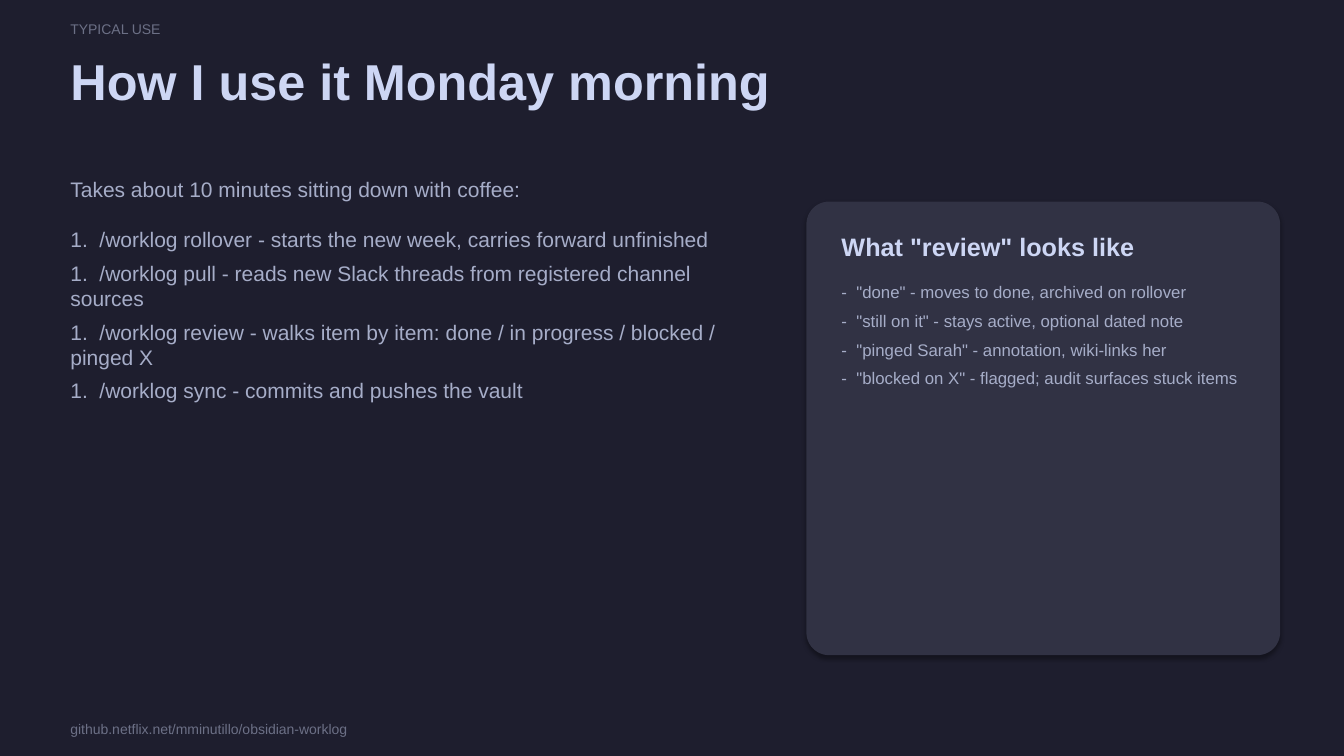
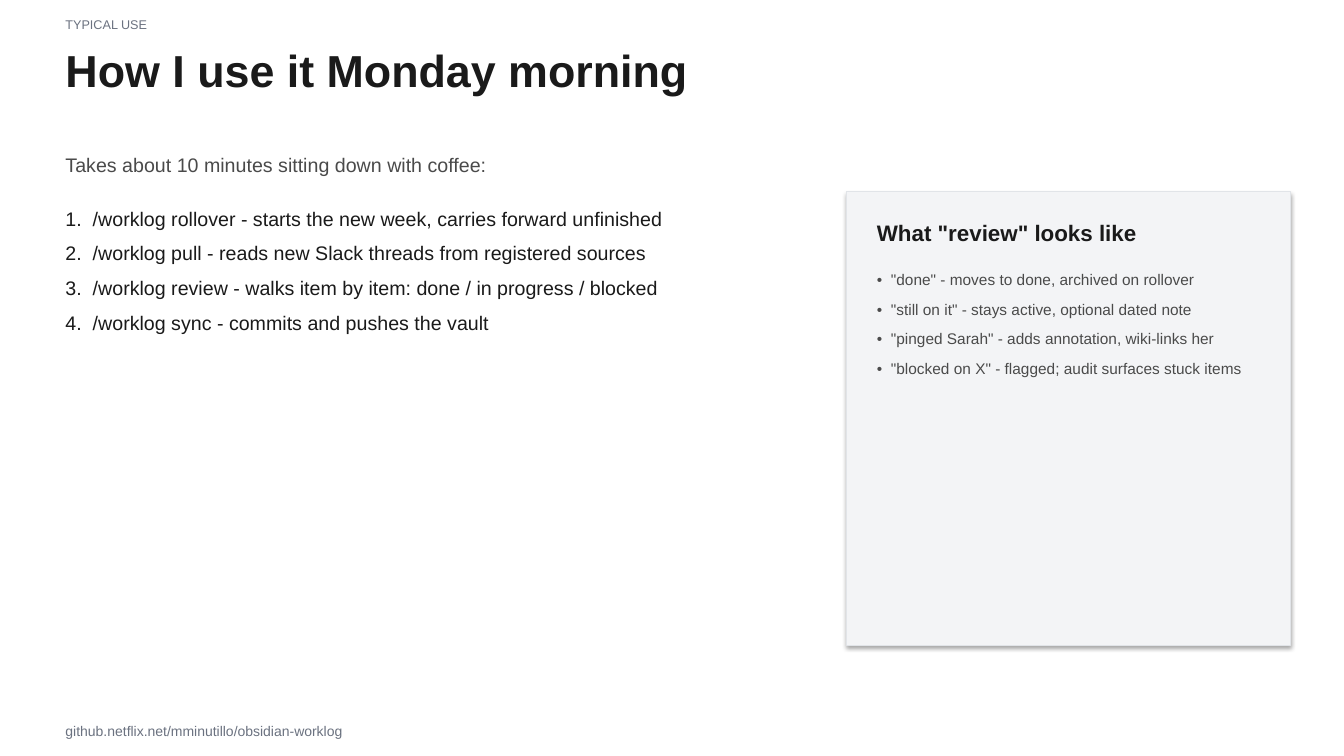
Before and after one commit to menottim/obsidian-worklog, a slide deck: slide 17 of presentation/netflix-workshop.pptx. Drawn at 1344x756 pixels with LibreOffice and Linux fonts; fonts in the diff are those of the drawing. Boxes give left, top, right and bottom in pixels: in the first picture for what was removed or moved away, otherwise in the second. Text is boxed around its words. In the diff, an @@ line names an element or a change of style, - is before the commit and + after.

```diff
--- a/presentation/netflix-workshop.pptx
+++ b/presentation/netflix-workshop.pptx
@@ rectangle removed at box(0, 0, 1344, 756) @@
@@ text "TYPICAL USE" at box(65, 20, 147, 29): size 10 to 9 pt, text colour #6C7086 to #6B7280 @@
@@ text "How I use it Monday ..." at box(65, 54, 687, 96): size 36 to 32 pt, text colour #CDD6F4 to #1A1A1A @@
@@ text "Takes about 10 minutes sitting ...": place and size @@
-text "Takes about 10 minutes sitting ..." at box(70, 182, 520, 201)
+text "Takes about 10 minutes sitting ..." at box(65, 158, 487, 176)
@@ text "Takes about 10 minutes sitting ..." at box(65, 158, 487, 176): size 15 to 14 pt, text colour #A6ADC8 to #4A4A4A @@
@@ text "1. /worklog rollover - starts ...": place and size @@
-text "1. /worklog rollover - starts ..." at box(70, 232, 708, 403)
+text "1. /worklog rollover - starts ..." at box(65, 211, 661, 334)
@@ rounded rectangle removed at box(807, 202, 1280, 655) @@
@@ rectangle added at box(847, 192, 1291, 645), fill #F3F4F6, outline #E1E4E8 0.75 pt @@
@@ text at box(65, 211, 661, 230): size 15 to 14 pt, text colour #A6ADC8 to #1A1A1A in "1. /worklog rollover - starts the new ..."; more space between paragraphs @@
@@ text "What "review" looks like": place and size @@
-text "What "review" looks like" at box(841, 237, 1134, 256)
+text "What "review" looks like" at box(877, 224, 1136, 242)
@@ text "What "review" looks like" at box(877, 224, 1136, 242): size 18 to 16 pt, text colour #CDD6F4 to #1A1A1A @@
@@ text at box(65, 245, 658, 334): text changed; size 15 to 14 pt; text colour #A6ADC8 to #1A1A1A @@
-1. /worklog pull - reads new Slack threads from registered channel sources
-1. /worklog review - walks item by item: done / in progress / blocked / pinged X
-1. /worklog sync - commits and pushes the vault
+2. /worklog pull - reads new Slack threads from registered sources
+3. /worklog review - walks item by item: done / in progress / blocked
+4. /worklog sync - commits and pushes the vault
@@ text at box(891, 274, 1241, 377): text changed; size 12 to 11 pt; text colour #A6ADC8 to #4A4A4A @@
-- "done" - moves to done, archived on rollover
-- "still on it" - stays active, optional dated note
-- "pinged Sarah" - annotation, wiki-links her
-- "blocked on X" - flagged; audit surfaces stuck items
+• "done" - moves to done, archived on rollover
+• "still on it" - stays active, optional dated note
+• "pinged Sarah" - adds annotation, wiki-links her
+• "blocked on X" - flagged; audit surfaces stuck items
@@ text "github.netflix.net/mminutillo/obsidian-worklog" at box(65, 726, 342, 739): text colour #6C7086 to #6B7280 @@
```
Also in this commit, not shown: 25 other slides changed, 1 other file.
